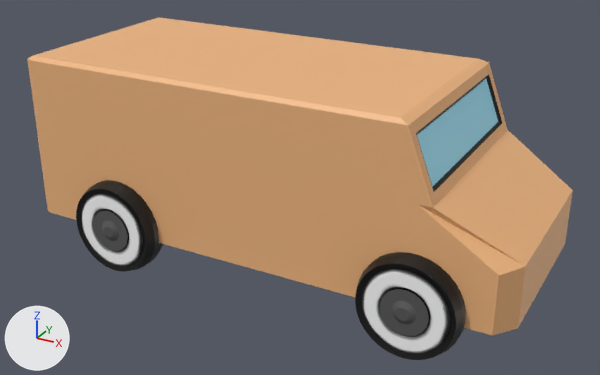
Two versions of the Blender file Assets/_Project/Objects/Cars/Truck/delivery_truck.blend, one commit apart.
Camera for both pictures: a camera (50 mm lens) standing at (7.01, -13.0, 8.04) and looking at (-0.07, -0.14, 1.61). The axes (+X, +Y, +Z) are drawn at lower left. The lights are the same throughout.

Script lines for the objects in view, before the commit:
```python
me_cube_001 = bpy.data.meshes.new('Cube.001')
me_cube_001.from_pydata(...)  # 102 vertices, 94 faces; spans x -1.25..1.16, y -1.0..1.0, z 0.38..2.0
me_cube_001.materials.append(mat_bodymaterial)  # picture img_body
me_cylinder = bpy.data.meshes.new('Cylinder')
me_cylinder.from_pydata(...)  # 544 vertices, 514 faces; spans x -1.22..1.22, y -1.22..1.22, z 0.0..1.16
me_cylinder.materials.append(mat_wheelmaterial)  # picture img_wheel
me_cylinder_003 = bpy.data.meshes.new('Cylinder.003')
me_cylinder_003.from_pydata(...)  # 544 vertices, 514 faces; spans x -1.22..1.22, y -1.22..1.22, z 0.0..1.16
me_cylinder_003.materials.append(mat_wheelmaterial)  # picture img_wheel
ob_cube = bpy.data.objects.new('Cube', me_cube_001)
ob_cube.location = (0.0, 0.0, 0.0)
ob_cube.scale = (4.0, 2.0, 2.0)
ob_wheel = bpy.data.objects.new('Wheel', me_cylinder)
ob_wheel.location = (3.0, -2.0, 0.92)
ob_wheel.rotation_euler = (1.571, 0.0, 0.0)  # degrees (90, 0, 0)
ob_wheel.scale = (0.75, 0.75, 0.3)
_m = ob_wheel.modifiers.new('Mirror', 'MIRROR')
_m.use_axis = (False, False, True)
ob_wheel_003 = bpy.data.objects.new('Wheel.003', me_cylinder_003)
ob_wheel_003.location = (-3.0, -2.0, 0.92)
ob_wheel_003.rotation_euler = (1.571, 0.0, 0.0)  # degrees (90, 0, 0)
ob_wheel_003.scale = (0.75, 0.75, 0.3)
_m = ob_wheel_003.modifiers.new('Mirror', 'MIRROR')
_m.use_axis = (False, False, True)
```
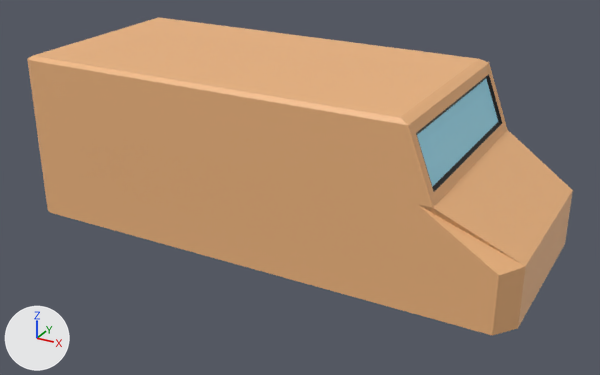
Changed parts and their boxes [x1, y1, x2, y2] in the pictures (600 x 375 px):
'Wheel', hidden
    before: [355, 252, 466, 360]
'Wheel.003', hidden
    before: [76, 180, 163, 272]

The edits, one by one:
Object 'Wheel' (ob_wheel) is now hidden.
Object 'Wheel.003' (ob_wheel_003) is now hidden.
